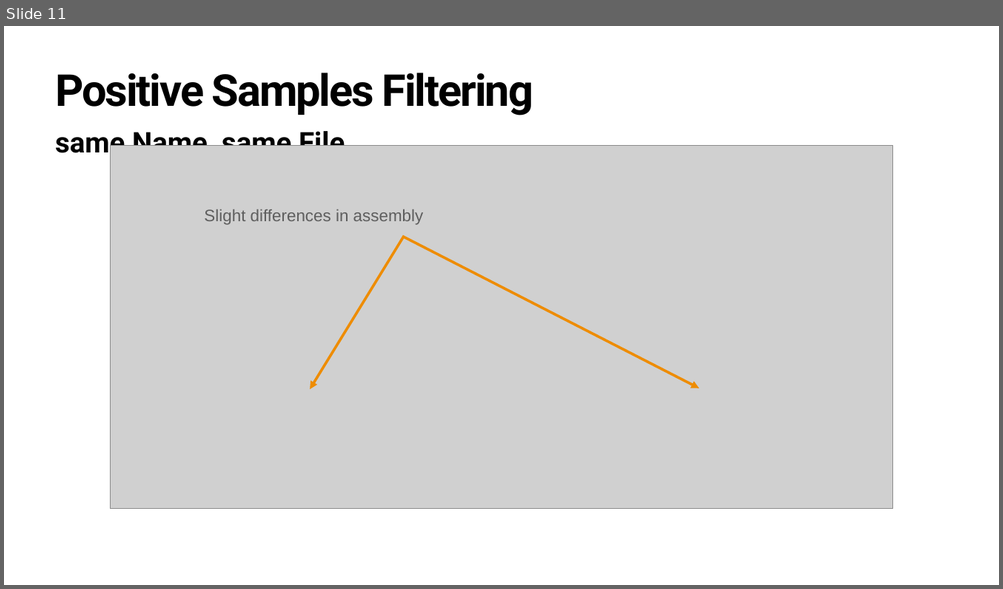
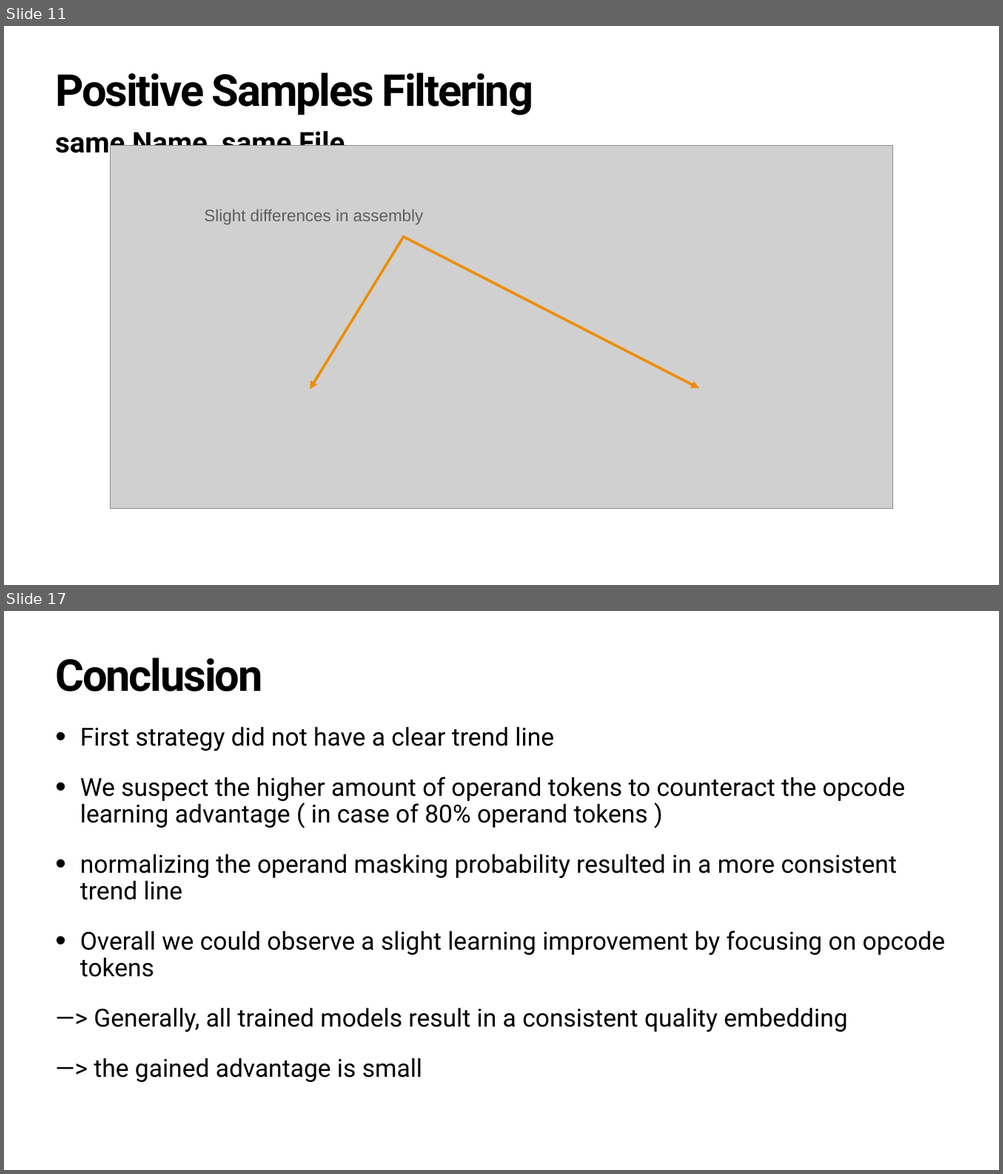
Before and after one commit to julig3ccd/BinAI, a slide deck: presentation/final_presentation.pptx. Shown one above the other, each under a label of ours: slide 11 before the commit, slides 11 and 17 after it; the slides between them are not shown. The pictures are 1003x589 and 1003x1174 pixels, drawn with LibreOffice and Linux fonts; fonts in the diff are those of the drawing; grey boxes stand for pictures. Boxes give left, top, right and bottom in pixels: in the first picture for what was removed or moved away, otherwise in the second. Text is boxed around its words. In the diff, an @@ line names an element or a change of style, - is before the commit and + after.

Commit message:
slides: add conclusion

```diff
--- a/presentation/final_presentation.pptx
+++ b/presentation/final_presentation.pptx
@@ slide 17 added at box(4, 611, 999, 1170), background #FFFFFF @@
@@ title added at box(55, 658, 262, 692), 85 pt, text #000000, bold @@
+Conclusion
@@ text added at box(80, 726, 945, 1082), 48 pt, text #000000 @@
+• First strategy did not have a clear trend line
+• We suspect the higher amount of operand tokens to counteract the opcode learning advantage ( in case of 80% operand tokens )
+• normalizing the operand masking probability resulted in a more consistent trend line
+• Overall we could observe a slight learning improvement by focusing on opcode tokens
+—> Generally, all trained models result in a consistent quality embedding
+—> the gained advantage is small
```
Also in this commit, not shown: 5 slides changed.
